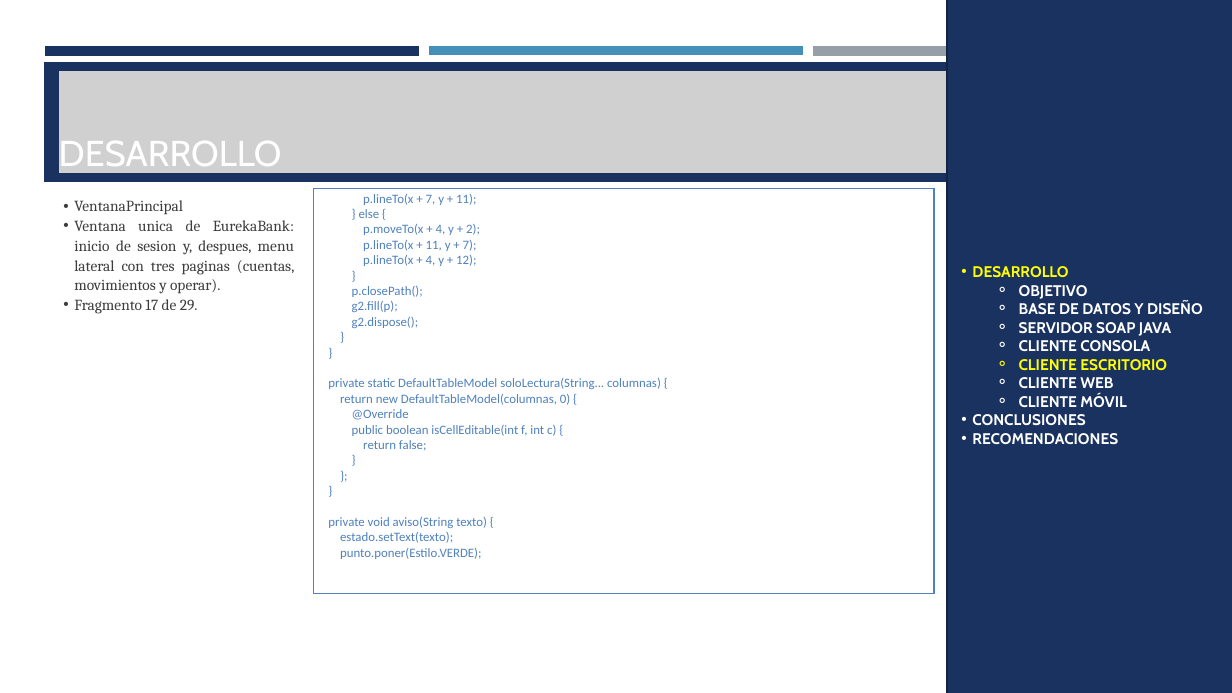
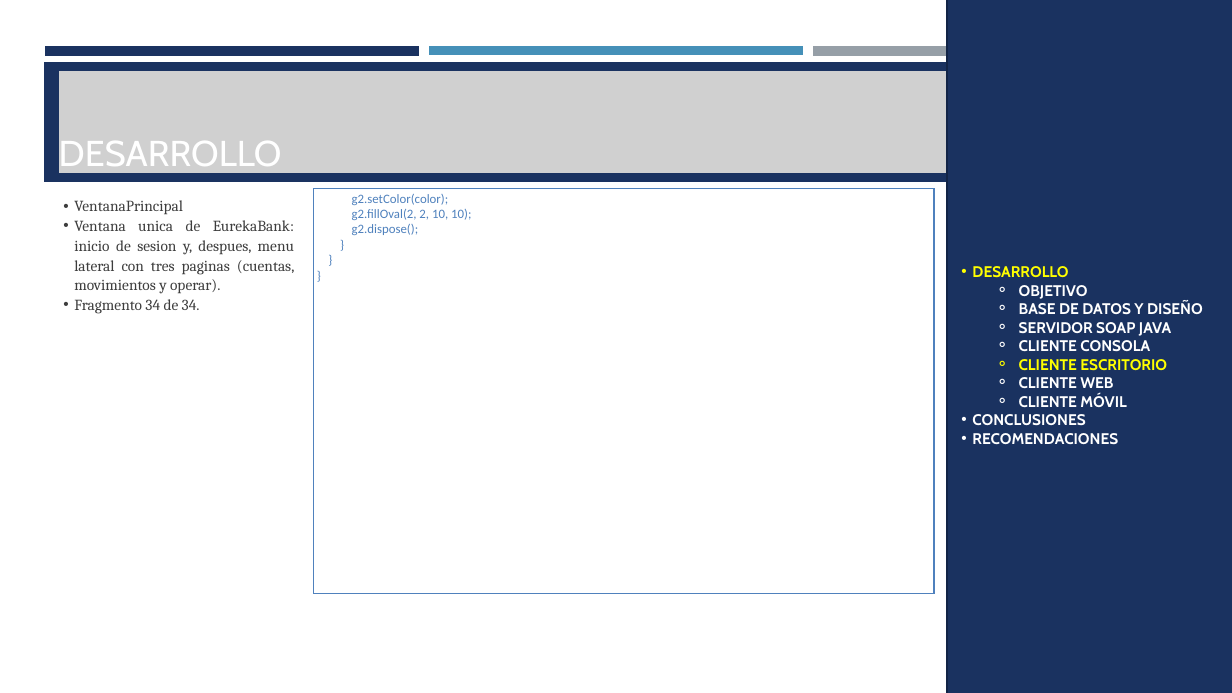
Before and after one commit to ldmoran/PAO202651_ARQSOFT_NRC36883, a slide deck: slide 106 of P1/TG1.1. PAO202651_SOAP_JAVA_EUREKABANK_NRC_36883_GR07/04. DOCUMENTACION/PRESENTACION TG1.1 EurekaBank SOAP Java con BDD LOCAL GR07.pptx (slide 89 before the commit). Drawn at 1232x693 pixels with LibreOffice and Linux fonts; fonts in the diff are those of the drawing; grey boxes stand for pictures. Boxes give left, top, right and bottom in pixels: in the first picture for what was removed or moved away, otherwise in the second. Text is boxed around its words. In the diff, an @@ line names an element or a change of style, - is before the commit and + after.

```diff
--- a/P1/TG1.1. PAO202651_SOAP_JAVA_EUREKABANK_NRC_36883_GR07/04. DOCUMENTACION/PRESENTACION TG1.1 EurekaBank SOAP Java con BDD LOCAL GR07.pptx
+++ b/P1/TG1.1. PAO202651_SOAP_JAVA_EUREKABANK_NRC_36883_GR07/04. DOCUMENTACION/PRESENTACION TG1.1 EurekaBank SOAP Java con BDD LOCAL GR07.pptx
@@ text at (352,194,471,220): text changed @@
-p.lineTo(x + 7, y + 11);
-} else {
-p.moveTo(x + 4, y + 2);
-p.lineTo(x + 11, y + 7);
-p.lineTo(x + 4, y + 12);
-}
-p.closePath();
-g2.fill(p);
+g2.setColor(color);
+g2.fillOval(2, 2, 10, 10);
@@ text at (74,299,200,314): text changed @@
-  • Fragmento 17 de 29.
+  • Fragmento 34 de 34.
@@ text at (328,378,661,451): paragraphs removed @@
-private static DefaultTableModel soloLectura(String... columnas) {
-return new DefaultTableModel(columnas, 0) {
-@Override
-public boolean isCellEditable(int f, int c) {
-return false;
@@ text at (328,517,487,559): paragraphs removed @@
-};
-}
-private void aviso(String texto) {
-estado.setText(texto);
-punto.poner(Estilo.VERDE);
```
Also in this commit, not shown: 28 other slides changed, 5 slides added, 33 other files.
